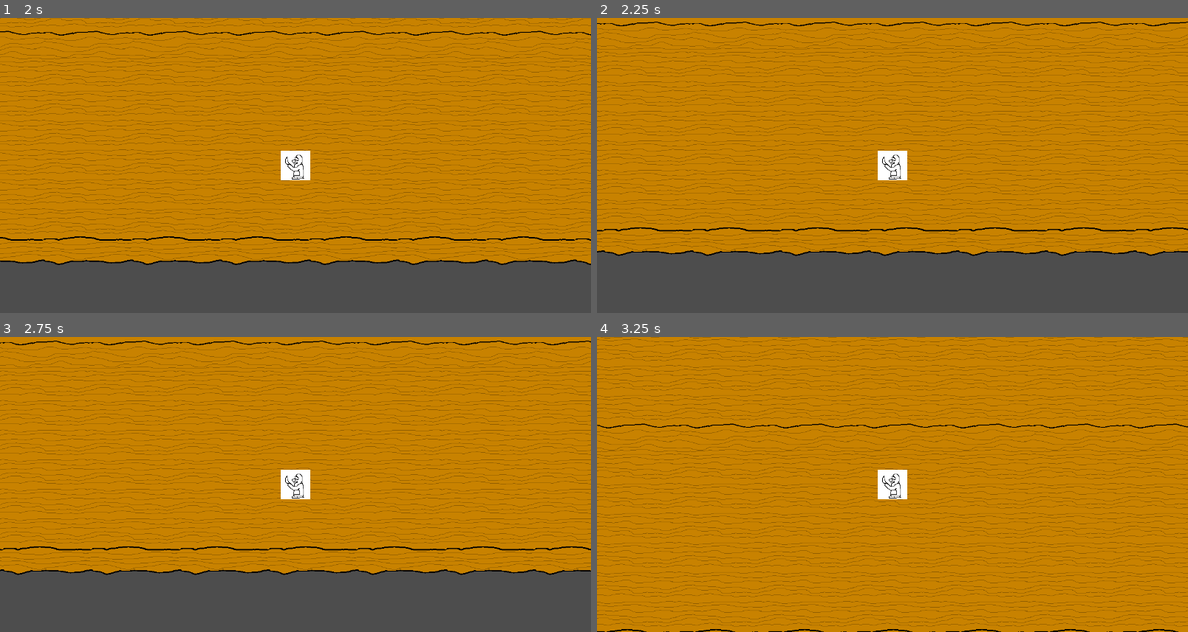
Above: before the commit, frames 1-4 (two rows, left to right).
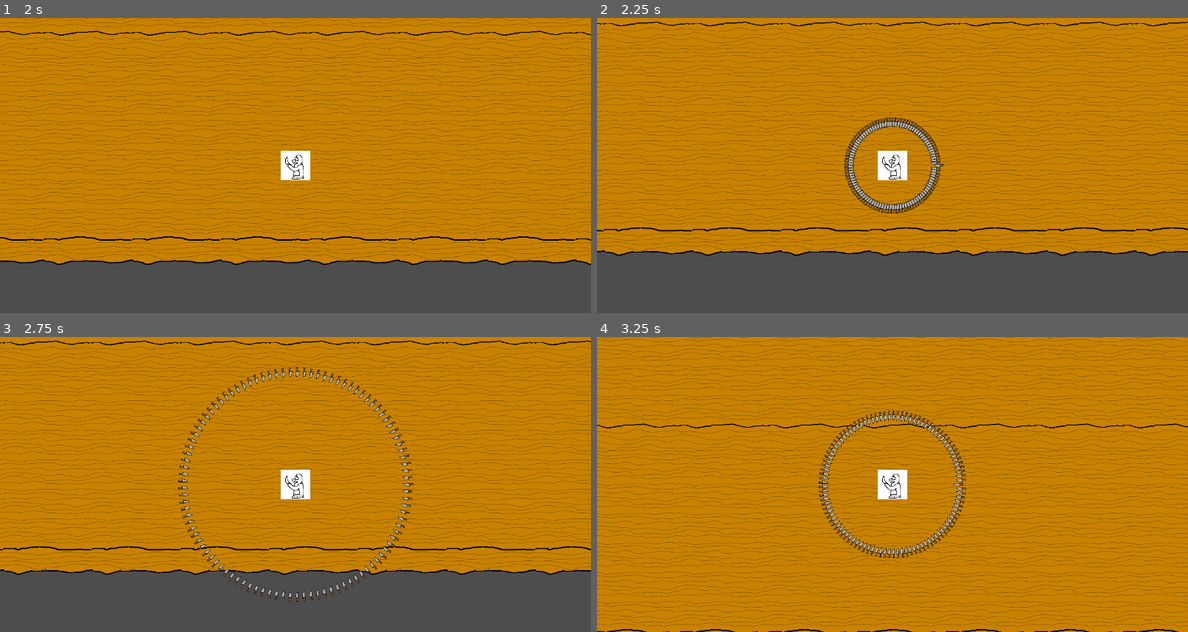
Above: after the commit, the same moments.

Repository: Cbuch/SWE6753
Game: Godot game, scene res://Scenes/level_1.tscn
The game is run twice, just before and just after one commit, with the same random seed, the same clock (stepped at 60 frames per second) and the same inputs. Before the commit the project starts from res://level_1.tscn.
Inputs:
- Up to frame 1 (2 s): tap Enter at 0.5 s; hold Right (move_right) 0.53-1.28 s; hold Down (move_down) from 1.28 s (still down)
- Up to frame 2 (2.25 s): release Down (move_down) at 2.03 s; hold Right (move_right) from 2.03 s (still down)
- Up to frame 3 (2.75 s): keep holding Right (move_right)
- Up to frame 4 (3.25 s): release Right (move_right) at 2.78 s; hold Up (move_up) from 2.78 s (still down)

Frame 1 is identical in both runs. In frame 2, 1.3% of the frame differs, in the area x 41-59%, y 33-67%; in frame 3, 1.4%; in frame 4, 1.5%, in the area x 37-63%, y 25-75%.

Commit message:
-Knives now work properly. -They use the amount stat correctly but everything else will still need a bit of work

Diff:
--- a/getouttathekitchen/level_1.tscn
+++ b/getouttathekitchen/Scenes/level_1.tscn
@@ -1,7 +1,7 @@
 [gd_scene load_steps=7 format=4 uid="uid://2qbbm2g2j5o"]
 
 [ext_resource type="Texture2D" uid="uid://bf367mw31nh4i" path="res://art/tilesets/tileset_lv1.png" id="1_hbghi"]
-[ext_resource type="PackedScene" uid="uid://cooxepxr1yigu" path="res://player.tscn" id="2_hbghi"]
+[ext_resource type="PackedScene" uid="uid://cooxepxr1yigu" path="res://Scenes/player.tscn" id="2_hbghi"]
 
 [sub_resource type="TileSetAtlasSource" id="TileSetAtlasSource_hn12h"]
 texture = ExtResource("1_hbghi")
--- a/getouttathekitchen/Scenes/player.tscn
+++ b/getouttathekitchen/Scenes/player.tscn
@@ -1,7 +1,8 @@
-[gd_scene load_steps=5 format=3 uid="uid://cooxepxr1yigu"]
+[gd_scene load_steps=6 format=3 uid="uid://cooxepxr1yigu"]
 
 [ext_resource type="Texture2D" uid="uid://dqhg7bakub8nx" path="res://art/PlayerSprite.png" id="1_5nd0v"]
-[ext_resource type="Script" uid="uid://bg1h2awji1p48" path="res://scripts/player.gd" id="1_cbhve"]
+[ext_resource type="Script" path="res://scripts/player.gd" id="1_cbhve"]
+[ext_resource type="PackedScene" uid="uid://pdnmpfuhbo1i" path="res://Scenes/weapon_knife.tscn" id="3_3ll3d"]
 
 [sub_resource type="SpriteFrames" id="SpriteFrames_t2ujn"]
 animations = [{
@@ -17,10 +18,10 @@
 [sub_resource type="RectangleShape2D" id="RectangleShape2D_von0d"]
 size = Vector2(32, 32)
 
-[node name="Player" type="Area2D"]
-position = Vector2(210, 111)
+[node name="Player" type="Area2D" node_paths=PackedStringArray("_current_weapons")]
 script = ExtResource("1_cbhve")
-_stat_player_amount = 10
+_stat_player_amount = 100.0
+_current_weapons = [NodePath("Weapon_Knife")]
 metadata/_edit_group_ = true
 
 [node name="AnimatedSprite2D" type="AnimatedSprite2D" parent="."]
@@ -29,4 +30,6 @@
 [node name="CollisionShape2D" type="CollisionShape2D" parent="."]
 shape = SubResource("RectangleShape2D_von0d")
 
+[node name="Weapon_Knife" parent="." instance=ExtResource("3_3ll3d")]
+
 [connection signal="body_entered" from="." to="." method="_on_body_entered"]
--- a/getouttathekitchen/Scenes/projectile_knife.tscn
+++ b/getouttathekitchen/Scenes/projectile_knife.tscn
@@ -1,105 +1,10 @@
 [gd_scene load_steps=9 format=3 uid="uid://c1myfoskhcb0x"]
 
-[ext_resource type="Script" path="res://Scenes/projectile_knife.gd" id="1_735p3"]
+[ext_resource type="Script" path="res://scripts/projectile_knife.gd" id="1_735p3"]
 [ext_resource type="Texture2D" uid="uid://d4ekmshgry7qj" path="res://art/knife.png" id="1_uk6y6"]
 
 [sub_resource type="RectangleShape2D" id="RectangleShape2D_34k02"]
 size = Vector2(25, 46)
-
-[sub_resource type="Animation" id="Animation_ayc4p"]
-resource_name = "Knife_flip_down"
-length = 0.1
-tracks/0/type = "value"
-tracks/0/imported = false
-tracks/0/enabled = false
-tracks/0/path = NodePath(".:position")
-tracks/0/interp = 1
-tracks/0/loop_wrap = true
-tracks/0/keys = {
-"times": PackedFloat32Array(0, 0.1, 2.5),
-"transitions": PackedFloat32Array(1, 1, 1),
-"update": 0,
-"values": [Vector2(2, 0), Vector2(-10, 0), Vector2(-10, 0)]
-}
-tracks/1/type = "value"
-tracks/1/imported = false
-tracks/1/enabled = true
-tracks/1/path = NodePath(".:rotation")
-tracks/1/interp = 1
-tracks/1/loop_wrap = true
-tracks/1/keys = {
-"times": PackedFloat32Array(0, 0.1, 2.5),
-"transitions": PackedFloat32Array(1, 1, 1),
-"update": 0,
-"values": [0.0, -3.14159, -3.14159]
-}
-
-[sub_resource type="Animation" id="Animation_1rdc3"]
-length = 0.001
-tracks/0/type = "value"
-tracks/0/imported = false
-tracks/0/enabled = true
-tracks/0/path = NodePath(".:position")
-tracks/0/interp = 1
-tracks/0/loop_wrap = true
-tracks/0/keys = {
-"times": PackedFloat32Array(0),
-"transitions": PackedFloat32Array(1),
-"update": 0,
-"values": [Vector2(0, 0)]
-}
-tracks/1/type = "value"
-tracks/1/imported = false
-tracks/1/enabled = true
-tracks/1/path = NodePath(".:rotation")
-tracks/1/interp = 1
-tracks/1/loop_wrap = true
-tracks/1/keys = {
-"times": PackedFloat32Array(0),
-"transitions": PackedFloat32Array(1),
-"update": 0,
-"values": [0.0]
-}
-tracks/2/type = "value"
-tracks/2/imported = false
-tracks/2/enabled = true
-tracks/2/path = NodePath(".:scale")
-tracks/2/interp = 1
-tracks/2/loop_wrap = true
-tracks/2/keys = {
-"times": PackedFloat32Array(0),
-"transitions": PackedFloat32Array(1),
-"update": 0,
-"values": [Vector2(0.35, 0.35)]
-}
-
-[sub_resource type="Animation" id="Animation_dtyk7"]
-resource_name = "Knife_flip_up"
-length = 0.1
-tracks/0/type = "value"
-tracks/0/imported = false
-tracks/0/enabled = false
-tracks/0/path = NodePath(".:position")
-tracks/0/interp = 1
-tracks/0/loop_wrap = true
-tracks/0/keys = {
-"times": PackedFloat32Array(0, 0.1),
-"transitions": PackedFloat32Array(1, 1),
-"update": 0,
-"values": [Vector2(-10, 0), Vector2(2, 0)]
-}
-tracks/1/type = "value"
-tracks/1/imported = false
-tracks/1/enabled = true
-tracks/1/path = NodePath(".:rotation")
-tracks/1/interp = 1
-tracks/1/loop_wrap = true
-tracks/1/keys = {
-"times": PackedFloat32Array(0, 0.1),
-"transitions": PackedFloat32Array(1, 1),
-"update": 0,
-"values": [-3.14159, -6.28319]
-}
 
 [sub_resource type="Animation" id="Animation_42e7f"]
 resource_name = "Knife_disappear"
@@ -117,6 +22,77 @@
 "values": [Vector2(0.35, 0.35), Vector2(0, 0)]
 }
 
+[sub_resource type="Animation" id="Animation_ayc4p"]
+resource_name = "Knife_flip_down"
+length = 0.1
+tracks/0/type = "value"
+tracks/0/imported = false
+tracks/0/enabled = true
+tracks/0/path = NodePath("Area2D:rotation")
+tracks/0/interp = 1
+tracks/0/loop_wrap = true
+tracks/0/keys = {
+"times": PackedFloat32Array(0, 0.1),
+"transitions": PackedFloat32Array(1, 1),
+"update": 0,
+"values": [0.0, -3.14159]
+}
+tracks/1/type = "value"
+tracks/1/imported = false
+tracks/1/enabled = true
+tracks/1/path = NodePath("Sprite2D:rotation")
+tracks/1/interp = 1
+tracks/1/loop_wrap = true
+tracks/1/keys = {
+"times": PackedFloat32Array(0, 0.1),
+"transitions": PackedFloat32Array(1, 1),
+"update": 0,
+"values": [0.0, -3.14159]
+}
+
+[sub_resource type="Animation" id="Animation_dtyk7"]
+resource_name = "Knife_flip_up"
+length = 0.1
+tracks/0/type = "value"
+tracks/0/imported = false
+tracks/0/enabled = true
+tracks/0/path = NodePath("Area2D:rotation")
+tracks/0/interp = 1
+tracks/0/loop_wrap = true
+tracks/0/keys = {
+"times": PackedFloat32Array(0, 0.1),
+"transitions": PackedFloat32Array(1, 1),
+"update": 0,
+"values": [-3.14159, -6.28319]
+}
+tracks/1/type = "value"
+tracks/1/imported = false
+tracks/1/enabled = true
+tracks/1/path = NodePath("Sprite2D:rotation")
+tracks/1/interp = 1
+tracks/1/loop_wrap = true
+tracks/1/keys = {
+"times": PackedFloat32Array(0, 0.1),
+"transitions": PackedFloat32Array(1, 1),
+"update": 0,
+"values": [-3.14159, -6.28319]
+}
+
+[sub_resource type="Animation" id="Animation_1rdc3"]
+length = 0.001
+tracks/0/type = "value"
+tracks/0/imported = false
+tracks/0/enabled = true
+tracks/0/path = NodePath(".:scale")
+tracks/0/interp = 1
+tracks/0/loop_wrap = true
+tracks/0/keys = {
+"times": PackedFloat32Array(0),
+"transitions": PackedFloat32Array(1),
+"update": 0,
+"values": [Vector2(0.35, 0.35)]
+}
+
 [sub_resource type="AnimationLibrary" id="AnimationLibrary_x8bec"]
 _data = {
 "Knife_disappear": SubResource("Animation_42e7f"),
@@ -131,12 +107,14 @@
 end_pos = Vector2(0, -150)
 
 [node name="Area2D" type="Area2D" parent="."]
+rotation = -3.14159
 
 [node name="CollisionShape2D" type="CollisionShape2D" parent="Area2D"]
 position = Vector2(-2.5, -12)
 shape = SubResource("RectangleShape2D_34k02")
 
 [node name="Sprite2D" type="Sprite2D" parent="."]
+rotation = -3.14159
 texture = ExtResource("1_uk6y6")
 
 [node name="AnimationPlayer" type="AnimationPlayer" parent="."]
--- a/getouttathekitchen/Scenes/weapon_knife.tscn
+++ b/getouttathekitchen/Scenes/weapon_knife.tscn
@@ -4,12 +4,16 @@
 [ext_resource type="Script" path="res://scripts/make_circle.gd" id="2_jixvx"]
 [ext_resource type="PackedScene" uid="uid://c1myfoskhcb0x" path="res://Scenes/projectile_knife.tscn" id="3_3516u"]
 
-[node name="Weapon_Knife" type="Node2D" node_paths=PackedStringArray("knives")]
-position = Vector2(308, 175)
+[node name="Weapon_Knife" type="Node2D" node_paths=PackedStringArray("projectile_list")]
+rotation = 1.5708
 script = ExtResource("1_wbum0")
-knives = [NodePath("projectile_knife")]
+projectile_list = [NodePath("projectile_knife")]
 
 [node name="weaponCD" type="Timer" parent="."]
+wait_time = 2.0
+
+[node name="weaponDuration" type="Timer" parent="."]
+wait_time = 5.0
 
 [node name="WeaponCircle" type="Path2D" parent="."]
 rotation = 1.5708
@@ -18,3 +22,6 @@
 [node name="CircleFollow" type="PathFollow2D" parent="WeaponCircle"]
 
 [node name="projectile_knife" parent="." instance=ExtResource("3_3516u")]
+
+[connection signal="timeout" from="weaponCD" to="." method="_on_weapon_cd_timeout"]
+[connection signal="timeout" from="weaponDuration" to="." method="_on_weapon_duration_timeout"]
--- a/getouttathekitchen/project.godot
+++ b/getouttathekitchen/project.godot
@@ -12,15 +12,13 @@
 
 config/name="GetOuttaTheKitchen"
 run/main_scene="uid://2qbbm2g2j5o"
-config/features=PackedStringArray("4.4", "Forward Plus")
+config/features=PackedStringArray("4.3", "Forward Plus")
 config/icon="res://icon.svg"
 
 [display]
 
 window/size/viewport_width=1280
 window/size/viewport_height=640
-window/size/mode=3
-window/size/borderless=true
 window/stretch/mode="viewport"
 
 [input]
@@ -63,6 +61,12 @@
 , Object(InputEventJoypadButton,"resource_local_to_scene":false,"resource_name":"","device":-1,"button_index":14,"pressure":0.0,"pressed":true,"script":null)
 ]
 }
+pause_game={
+"deadzone": 0.5,
+"events": [Object(InputEventKey,"resource_local_to_scene":false,"resource_name":"","device":-1,"window_id":0,"alt_pressed":false,"shift_pressed":false,"ctrl_pressed":false,"meta_pressed":false,"pressed":false,"keycode":0,"physical_keycode":4194305,"key_label":0,"unicode":0,"location":0,"echo":false,"script":null)
+, Object(InputEventJoypadButton,"resource_local_to_scene":false,"resource_name":"","device":-1,"button_index":6,"pressure":0.0,"pressed":true,"script":null)
+]
+}
 
 [layer_names]
 
--- a/getouttathekitchen/scripts/player.gd
+++ b/getouttathekitchen/scripts/player.gd
@@ -11,20 +11,22 @@
 @export var _stat_speed = 1
 
 #stats for weapons
-@export var _stat_player_amount = 1		#0
-@export var _stat_player_cd = 1			#1
-@export var _stat_player_duration = 1	#2
-@export var _stat_player_pierce = 1		#3
-@export var _stat_player_size = 1		#4
-@export var _stat_player_speed = 1		#5
+@export var _stat_player_amount: float = 10		#0
+@export var _stat_player_cd: float = 0			#1
+@export var _stat_player_duration: float = 0	#2
+@export var _stat_player_pierce: float = 0		#3
+@export var _stat_player_size: float = 0		#4
+@export var _stat_player_speed: float = 0		#5
 
-var stats_array = []
+var stats_array: Array[float] = []
 #where the weapons should be stored
 @export var _current_weapons: Array [Node]
 # Called when the node enters the scene tree for the first time.
 func _ready() -> void:
 	stats_array = [_stat_player_amount, _stat_player_cd, _stat_player_duration, _stat_player_pierce, _stat_player_size, _stat_player_speed]
 	screen_size = get_viewport_rect().size
+
+	_pass_down_stats()
 
 # Called every frame. 'delta' is the elapsed time since the previous frame.
 func _process(delta: float) -> void:
@@ -57,6 +59,11 @@
 	hit.emit()
 	$CollisionShape2D.set_deferred("disabled", true)
 
+func upgrade_stat(type: int,amount: float) -> void:
+	#amount should be some amount  < 1 typically
+	stats_array[type] = stats_array[type] + amount
 
 func _pass_down_stats() ->void:
-	pass
+	print_debug("working?")
+	for i in range(_current_weapons.size()):
+		_current_weapons[i].update_player_stats(stats_array)
--- a/getouttathekitchen/Scenes/projectile_knife.gd
+++ b/getouttathekitchen/scripts/projectile_knife.gd
@@ -15,7 +15,7 @@
 	if start_pos == Vector2.ZERO:
 		start_pos = position  # Default start position
 	if end_pos == Vector2.ZERO:
-		end_pos = start_pos + Vector2(300, 0)  # Moves 300 pixels right
+		end_pos = start_pos + Vector2(150, 0)  # Moves 400 pixels right
 
 func _process(delta):
 	var target = end_pos if moving_to_end else start_pos
--- a/getouttathekitchen/scripts/weapon_base.gd
+++ b/getouttathekitchen/scripts/weapon_base.gd
@@ -16,22 +16,46 @@
 
 var weapon_stats: Array[float] = [1,1,1,1,1,1]
 
+@export var adjusted_stats: Array[float] = [0,0,0,0,0,0]
+
+@export var projectile_list: Array[Node2D] = []
+
 func _ready() -> void:
 	weapon_stats = [_stat_weapon_amount, _stat_weapon_cd, _stat_weapon_duration, _stat_weapon_pierce, _stat_weapon_size, _stat_weapon_speed]
 
 	#all weapons should have a timer attached to them to make their attacks work if cd > 0
 	if (_stat_weapon_cd > 0):
-		$weaponCD.wait_time = _stat_weapon_cd
-	pass # Replace with function body.
+		$weaponCD.start()
+
+	for i in range (projectile_list.size()):
+		projectile_list[i].visible = false
+		projectile_list[i].set_deferred("monitoring", false)
 
 func attack() ->void:
 	print_debug("This is shooting wrong buddy")
 
+func stop_attack() -> void:
+	for i in range(projectile_list.size()):
+		projectile_list[i].visible = false
+		projectile_list[i].set_deferred("monitoring", false)
+
+
 func upgrade_stat(type: int,amount: float) -> void:
 	#amount should be some amount  < 1 typically
 	weapon_stats[type] = weapon_stats[type] + amount
-	pass
 
-func update_player_stats(new_stats: Array[float]) -> void:
-	for i in range(new_stats.size()):  #Should be 6
-		player_stats[i] = new_stats[i]
+func update_stats(w_stats: Array[float]) -> void:
+	for i in range(w_stats.size()):  #Should be 6
+		weapon_stats[i] = w_stats[i]
+
+func update_player_stats(p_stats: Array[float]) -> void:
+
+	for i in range(p_stats.size()):  #Should be 6
+		player_stats[i] = p_stats[i]
+
+func adjust_stats() -> void:
+	for i in range(adjusted_stats.size()):
+		adjusted_stats[i] = player_stats[i] + weapon_stats[i]
+		print_debug(adjusted_stats[i])
+		print_debug(player_stats[i])
+		print_debug(weapon_stats[i])
--- a/getouttathekitchen/scripts/weapon_knife.gd
+++ b/getouttathekitchen/scripts/weapon_knife.gd
@@ -1,14 +1,36 @@
 extends WeaponBase
 
-@export var knives: Array[Node] = []
 # Called every frame. 'delta' is the elapsed time since the previous frame.
 func _process(delta: float) -> void:
 	pass
 
 func attack() -> void:
+	adjust_stats()
+	while (adjusted_stats[0] > projectile_list.size()): # 0 is amount
+		var new_knife = projectile_list[0].duplicate(Node.DUPLICATE_USE_INSTANTIATION)  # Duplicate first knife
+		projectile_list.append(new_knife)
+		add_child(new_knife)  # Add it as a child so it appears in the scene
 	#make a circle of points around the player relative to number of knives
-	for i in range (_stat_weapon_amount):
-		$Path2D/CircleFollow.progress_ratio = i/float(_stat_weapon_amount)
-		#turn on knives that are parented to player and reset position
-	#movement should be handled in _process maybe?
-	pass
+	for i in range(adjusted_stats[0]):
+		var follow = $WeaponCircle/CircleFollow  # Get PathFollow2D
+		follow.progress_ratio = i / float(adjusted_stats[0])  # Position evenly around the circle
+			# Assign the knife to the position of the path
+		var direction = follow.position.normalized()
+		projectile_list[i].position = Vector2(0,0)
+		projectile_list[i].start_pos = Vector2(0,0)
+		projectile_list[i].end_pos = follow.position + (direction * 150)
+		projectile_list[i].rotation = direction.angle() + PI / 2
+
+		projectile_list[i].visible = true  # Ensure the knife is visible
+		projectile_list[i].set_deferred("monitoring", true)
+		#projectile_list[i].get_node("AnimationPlayer").play("Knife_flip_up")
+
+
+func _on_weapon_cd_timeout() -> void:
+	attack()
+	$weaponDuration.start()
+
+
+func _on_weapon_duration_timeout() -> void:
+	stop_attack()
+	$weaponCD.start()
